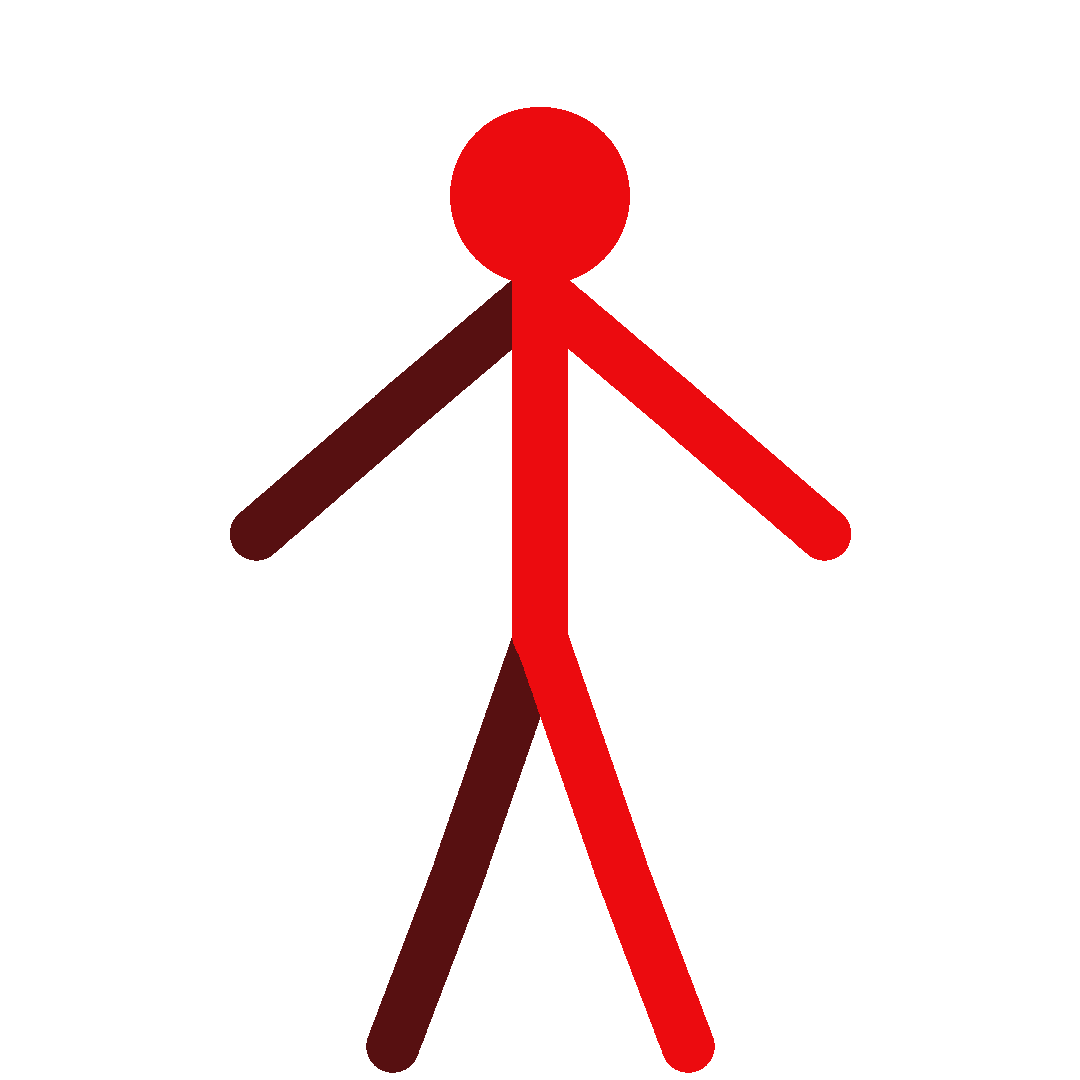
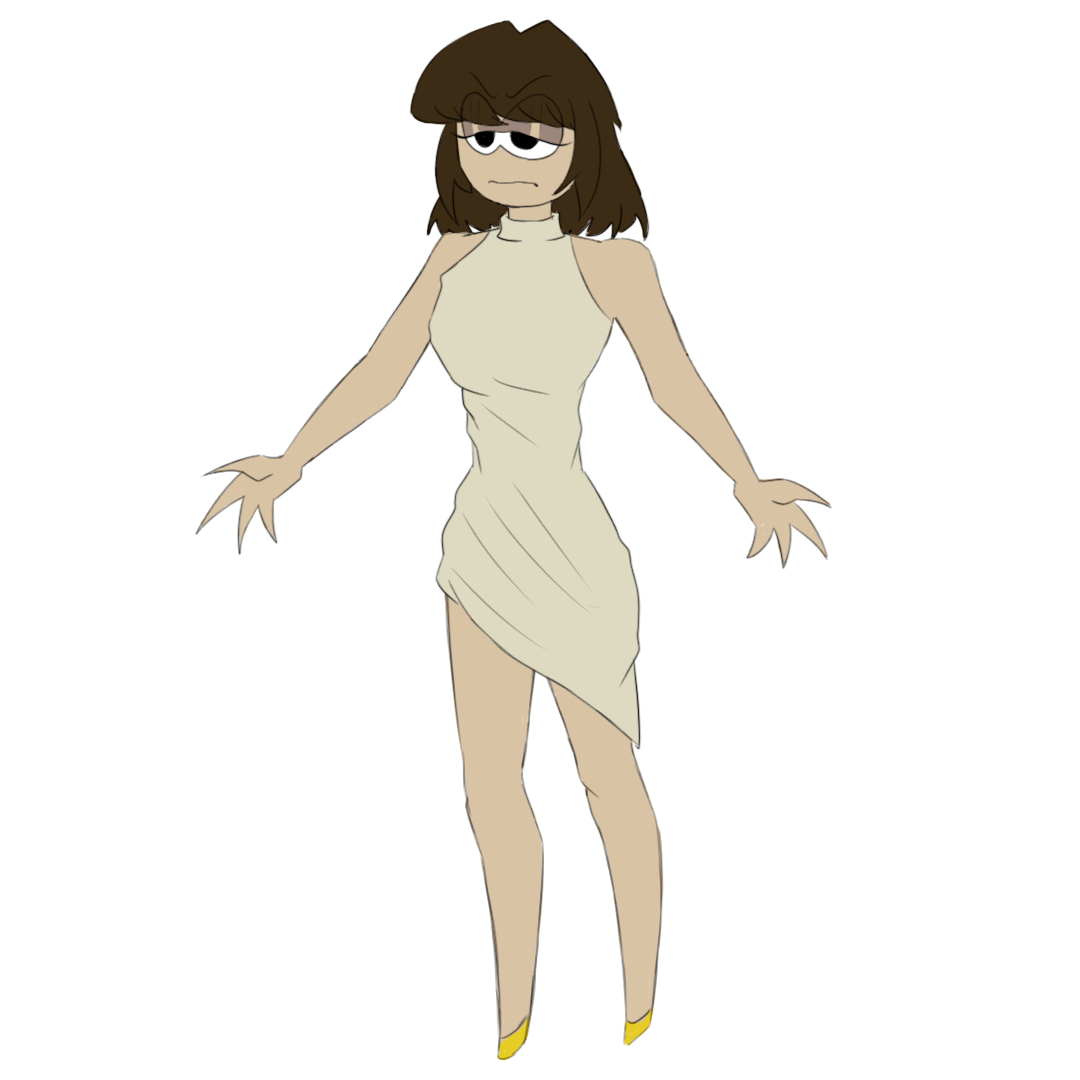
Two versions of the same layered image (w=1080, h=1080). Layer-by-layer changes:
painted on "head" over [409, 19, 630, 285]
removed group "front leg" (1st of 2) (2 layers) over [513, 604, 715, 1073]
removed layer "front leg" (2nd of 2, in "front leg") from group "front leg" over [513, 604, 648, 896]
removed layer "front leg 2" from group "front leg" over [593, 840, 715, 1073]
removed group "front arm" (1st of 2) (2 layers) over [513, 263, 851, 561]
removed layer "front arm" (2nd of 2, in "front arm") from group "front arm" over [513, 263, 713, 441]
removed layer "front arm 2" from group "front arm" over [658, 386, 851, 561]
removed group "back arm" (2 layers) over [230, 263, 568, 561]
removed layer "back arm kopie" from group "back arm" over [368, 263, 568, 441]
removed layer "back arm 2 kopie" from group "back arm" over [230, 386, 423, 561]
removed group "backleg" (2 layers) over [366, 607, 567, 1073]
removed layer "back leg" from group "backleg" over [433, 607, 567, 896]
removed layer "back leg 2" from group "backleg" over [366, 840, 488, 1073]
added group "torso" with 4 layers above "left arm" over [427, 177, 642, 750]
added layer "chest" in group "torso" over [427, 224, 631, 400]
added layer "hip or skirt" in group "torso" over [435, 450, 642, 750]
added group "left arm" with 3 layers above "right arm" over [594, 237, 832, 569]
added group "right arm" with 3 layers above "left leg" over [195, 230, 485, 555]
added group "left leg" with 2 layers above "right leg" over [527, 537, 665, 1047]
added layer "upper left leg" in group "left leg" over [527, 537, 635, 800]
added layer "lower left leg" in group "left leg" over [584, 738, 665, 1047]
added group "right leg" with 2 layers above "hair" over [444, 534, 545, 1061]
added layer "upper right leg" in group "right leg" over [444, 534, 538, 819]
added layer "hair" over [426, 75, 650, 255]
…and 10 more changes (9 added, 1 removed)
